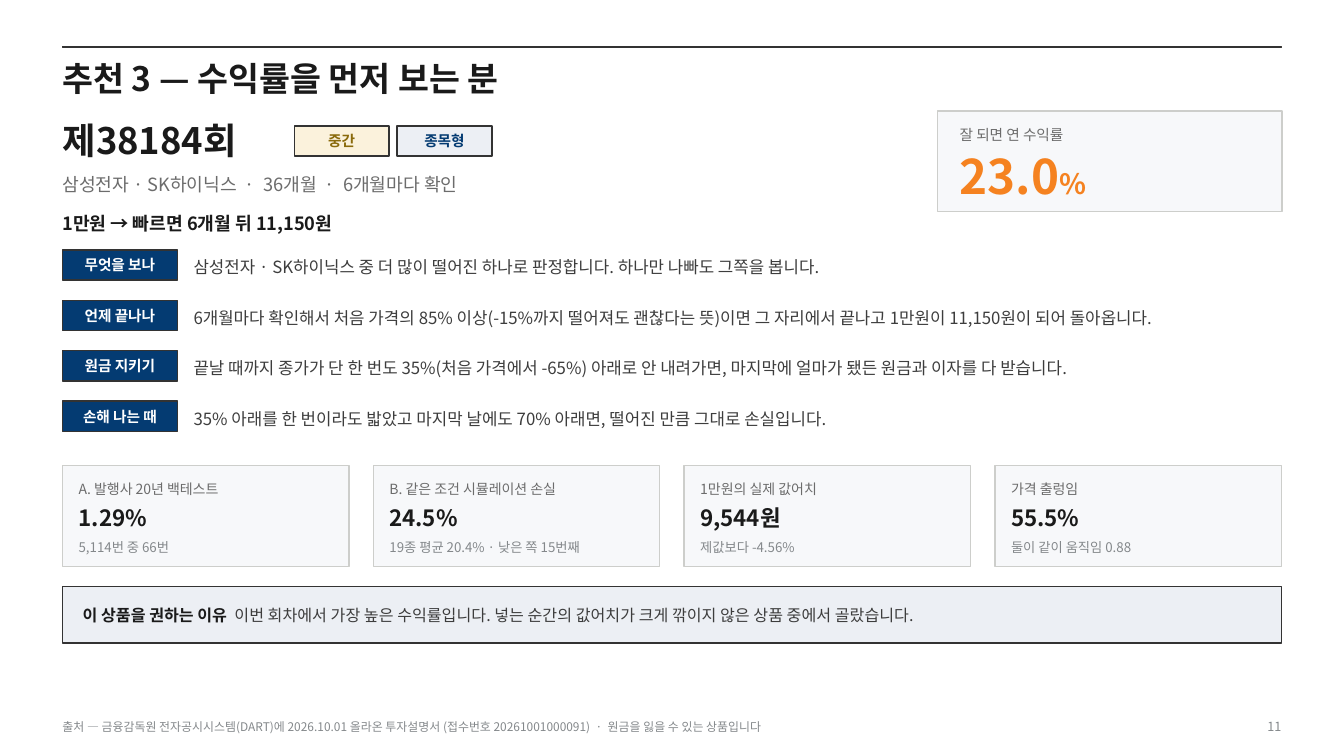
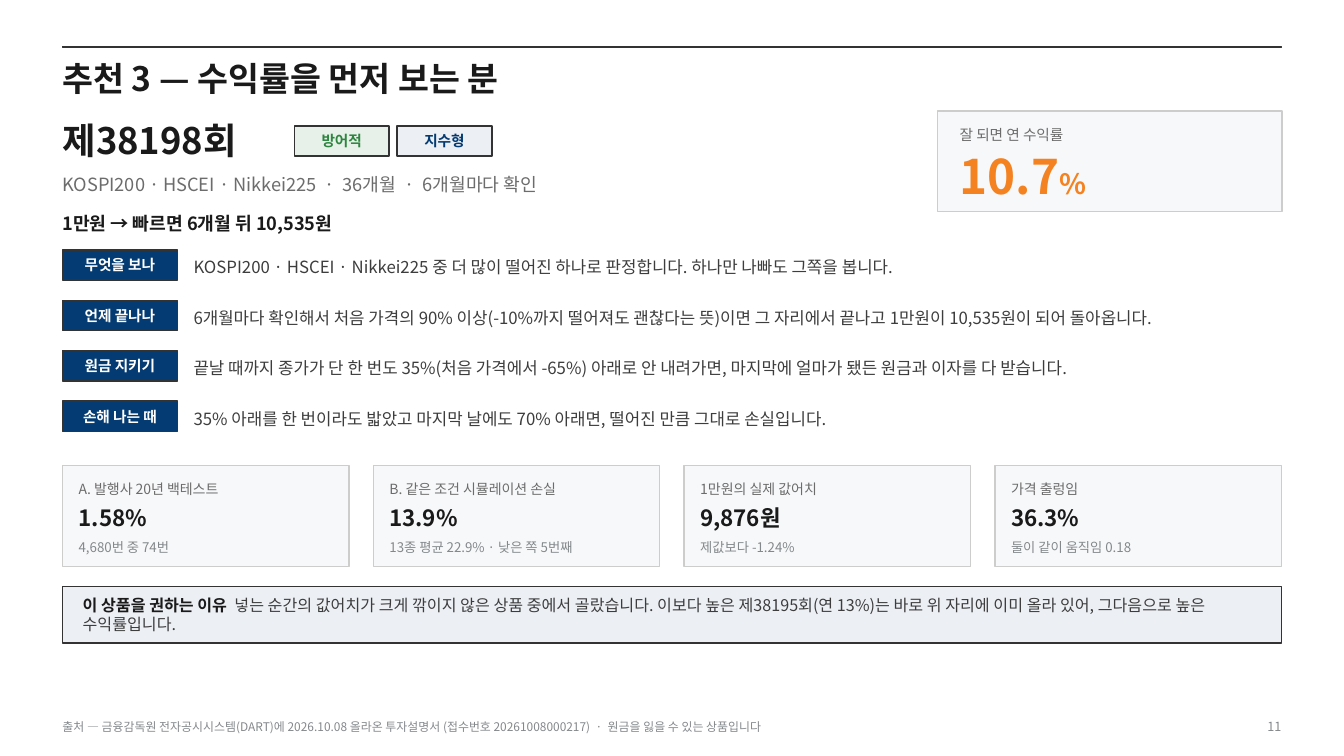
Before and after one commit to hanaroline/work_1, a slide deck: slide 11 of els-analysis-deck.pptx. Drawn at 1344x756 pixels with LibreOffice and Linux fonts; fonts in the diff are those of the drawing. Boxes give left, top, right and bottom in pixels: in the first picture for what was removed or moved away, otherwise in the second. Text is boxed around its words. In the diff, an @@ line names an element or a change of style, - is before the commit and + after.

```diff
--- a/els-analysis-deck.pptx
+++ b/els-analysis-deck.pptx
@@ text at [63,123,238,158]: text changed @@
-제38184회
+제38198회
@@ rectangle at [294,126,389,156]: fill #FBF2DC to #E7F1E9 @@
@@ text at [322,133,362,148]: text changed; text colour #8A6A0B to #2E8540 @@
-중간
+방어적
@@ text at [424,133,464,148]: text changed @@
-종목형
+지수형
@@ text at [62,176,537,193]: text changed @@
-삼성전자 · SK하이닉스 · 36개월 · 6개월마다 확인
+KOSPI200 · HSCEI · Nikkei225 · 36개월 · 6개월마다 확인
@@ text at [960,158,1060,195]: text changed @@
-23.0%
+10.7%
@@ text at [62,214,332,234]: text changed @@
-1만원 → 빠르면 6개월 뒤 11,150원
+1만원 → 빠르면 6개월 뒤 10,535원
@@ text at [194,259,893,275]: text changed @@
-삼성전자 · SK하이닉스 중 더 많이 떨어진 하나로 판정합니다. 하나만 나빠도 그쪽을 봅니다.
+KOSPI200 · HSCEI · Nikkei225 중 더 많이 떨어진 하나로 판정합니다. 하나만 나빠도 그쪽을 봅니다.
@@ text at [194,310,1152,327]: text changed @@
-6개월마다 확인해서 처음 가격의 85% 이상(-15%까지 떨어져도 괜찮다는 뜻)이면 그 자리에서 끝나고 1만원이 11,150원이 되어 돌아옵니다.
+6개월마다 확인해서 처음 가격의 90% 이상(-10%까지 떨어져도 괜찮다는 뜻)이면 그 자리에서 끝나고 1만원이 10,535원이 되어 돌아옵니다.
@@ text at [79,509,147,527]: text changed @@
-1.29%
+1.58%
@@ text at [389,509,457,527]: text changed @@
-24.5%
+13.9%
@@ text at [700,507,781,531]: text changed @@
-9,544원
+9,876원
@@ text at [1011,509,1079,527]: text changed @@
-55.5%
+36.3%
@@ text at [79,541,169,554]: text changed @@
-5,114번 중 66번
+4,680번 중 74번
@@ text at [389,541,573,553]: text changed @@
-19종 평균 20.4% · 낮은 쪽 15번째
+13종 평균 22.9% · 낮은 쪽 5번째
@@ text at [700,541,795,553]: text changed @@
-제값보다 -4.56%
+제값보다 -1.24%
@@ text at [1011,541,1131,553]: text changed @@
-둘이 같이 움직임 0.88
+둘이 같이 움직임 0.18
@@ text at [83,597,1206,632]: text changed @@
-이 상품을 권하는 이유 이번 회차에서 가장 높은 수익률입니다. 넣는 순간의 값어치가 크게 깎이지 않은 상품 중에서 골랐습니다.
+이 상품을 권하는 이유 넣는 순간의 값어치가 크게 깎이지 않은 상품 중에서 골랐습니다. 이보다 높은 제38195회(연 13%)는 바로 위 자리에 이미 올라 있어, 그다음으로 높은 수익률입니다.
@@ text at [62,721,761,733]: text changed @@
-출처 — 금융감독원 전자공시시스템(DART)에 2026.10.01 올라온 투자설명서 (접수번호 20261001000091) · 원금을 잃을 수 있는 상품입니다
+출처 — 금융감독원 전자공시시스템(DART)에 2026.10.08 올라온 투자설명서 (접수번호 20261008000217) · 원금을 잃을 수 있는 상품입니다
```
Also in this commit, not shown: 15 other slides changed, 23 other files.
